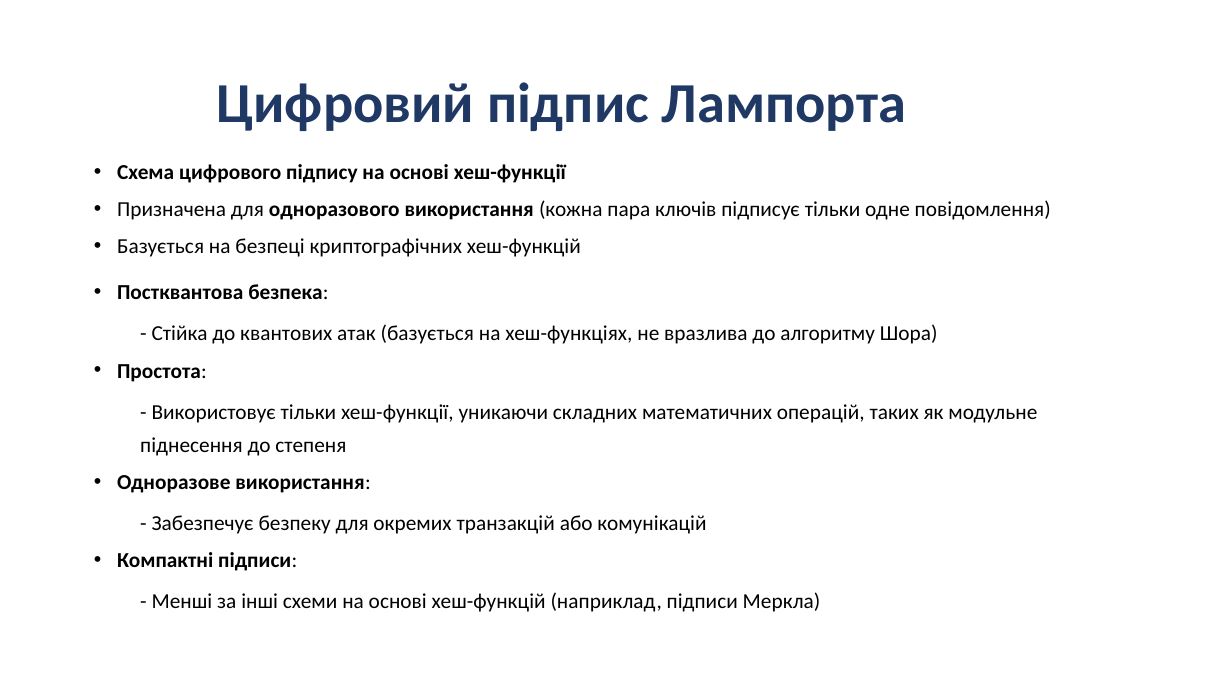
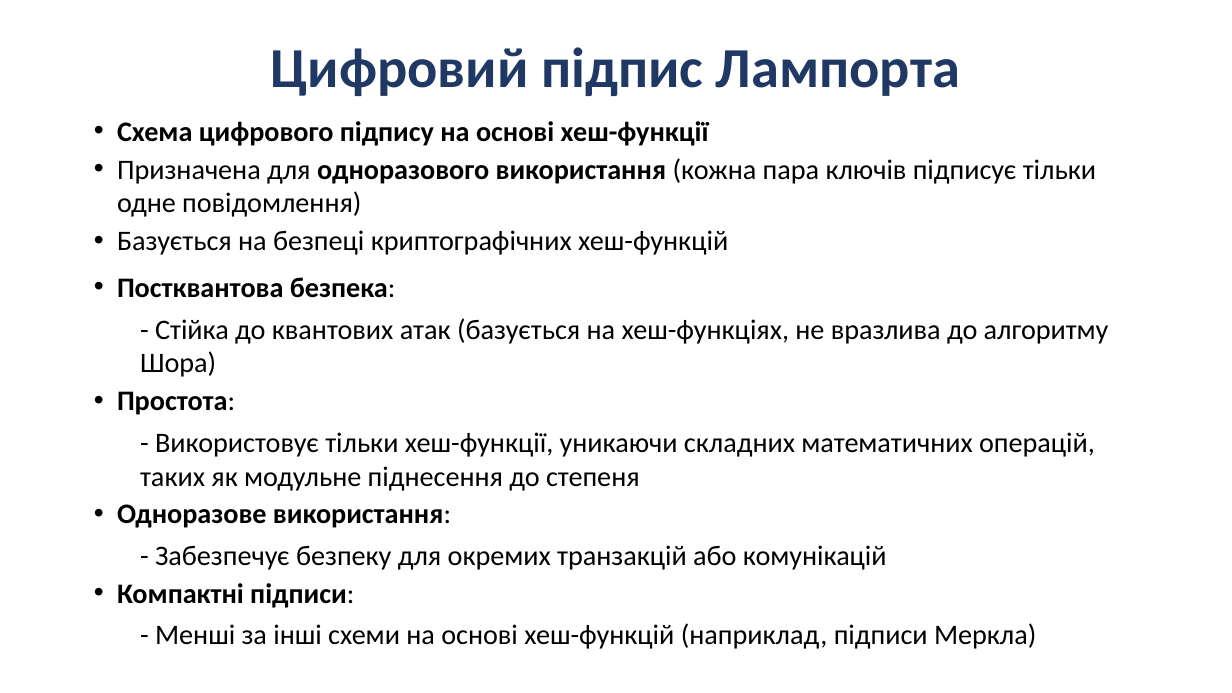
Before and after one commit to Andriykooo/ifntung-studies, a slide deck: slide 3 of Year 1/Постквантова криптографія/UA/2026/PPT/Презентація_7.pptx. Drawn at 1232x693 pixels with LibreOffice and Linux fonts; fonts in the diff are those of the drawing. Boxes give left, top, right and bottom in pixels: in the first picture for what was removed or moved away, otherwise in the second. Text is boxed around its words. In the diff, an @@ line names an element or a change of style, - is before the commit and + after.

Commit message:
feat(post-quantum-cryptography): increase font for 7th presentation

```diff
--- a/Year 1/Постквантова криптографія/UA/2026/PPT/Презентація_7.pptx
+++ b/Year 1/Постквантова криптографія/UA/2026/PPT/Презентація_7.pptx
@@ title "Цифровий підпис Лампорта": place and size @@
-title "Цифровий підпис Лампорта" at <box>216,82,906,131</box>
+title "Цифровий підпис Лампорта" at <box>271,47,960,96</box>
@@ text "Схема цифрового підпису на основі ...": place and size @@
-text "Схема цифрового підпису на основі ..." at <box>117,164,1051,612</box>
+text "Схема цифрового підпису на основі ..." at <box>117,121,1109,649</box>
@@ text "Схема цифрового підпису на основі ..." at <box>117,121,1109,649</box>: size 16.6 to 22 pt; line spacing 1.3 to 1 @@
```
Also in this commit, not shown: 24 other slides changed.
